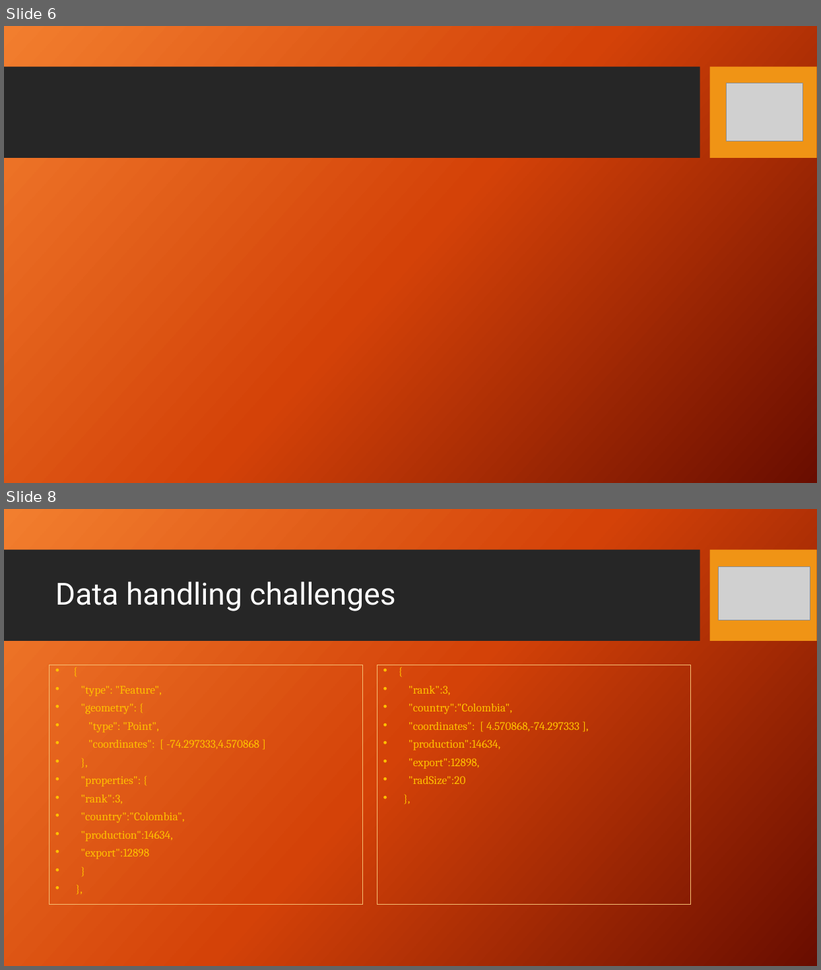
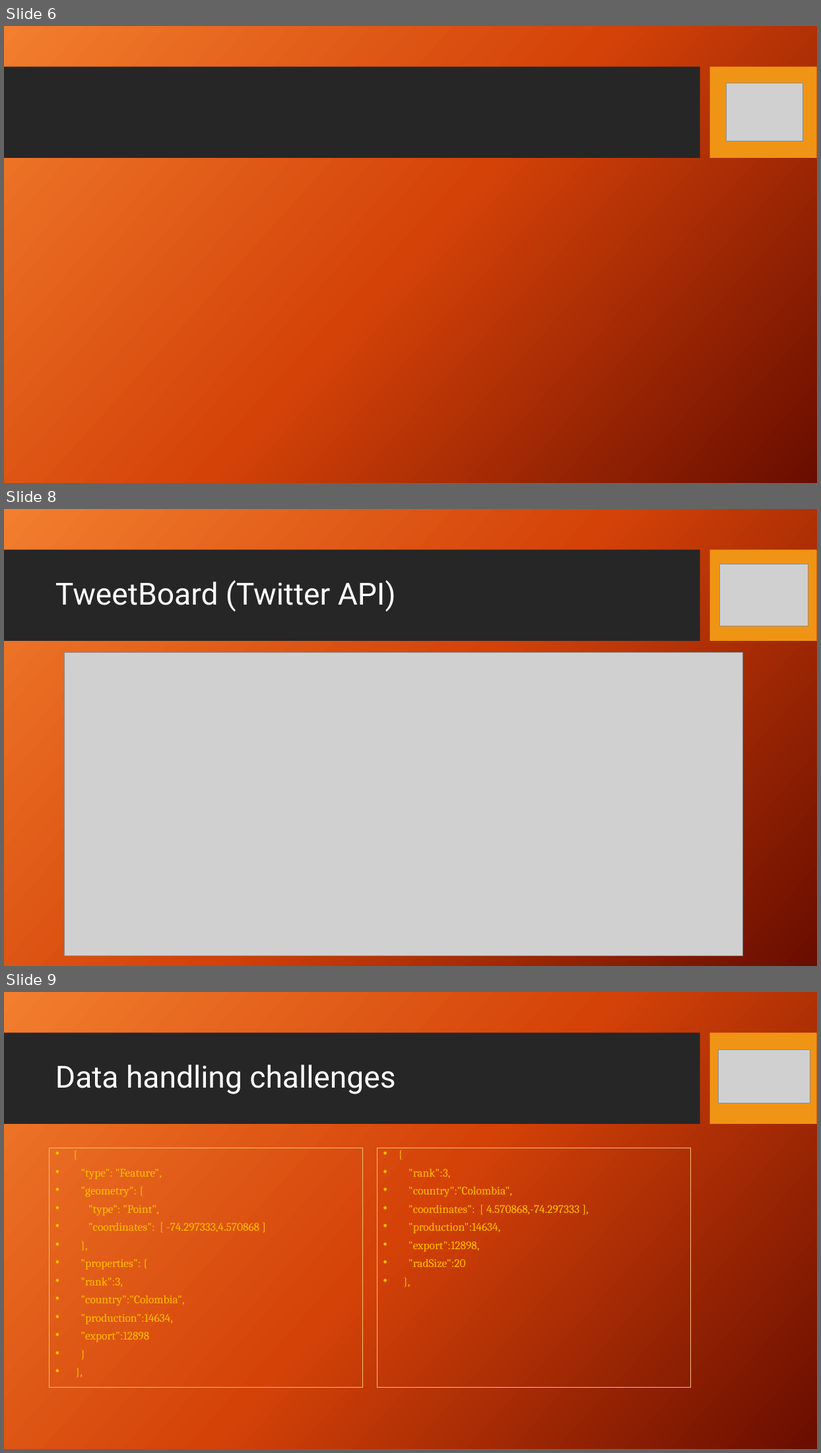
Before and after one commit to Randy0601/GroupProject2, a slide deck: Know Your Brew!.pptx. Shown one above the other, each under a label of ours: slides 6 and 8 before the commit, slides 6, 8 and 9 after it; the slides between them are not shown. The pictures are 821x970 and 821x1453 pixels, drawn with LibreOffice and Linux fonts; fonts in the diff are those of the drawing; grey boxes stand for pictures; background and template pictures are left out. Boxes give left, top, right and bottom in pixels: in the first picture for what was removed or moved away, otherwise in the second. Text is boxed around its words. In the diff, an @@ line names an element or a change of style, - is before the commit and + after.

```diff
--- a/Know Your Brew!.pptx
+++ b/Know Your Brew!.pptx
@@ slide 8 added at <box>4,509,817,966</box>, background picture (left out); not listed: 2 template elements that a slide beside it also shows @@
@@ picture added at <box>720,564,809,626</box> @@
@@ title added at <box>55,580,396,612</box>, 36 pt, text #FFFFFF @@
+TweetBoard (Twitter API)
@@ picture added at <box>64,653,743,956</box> @@
@@ what was slide 8 is now slide 9 @@
```
Also in this commit, not shown: 2 slides changed, 2 other slides added, 1 slide removed.
